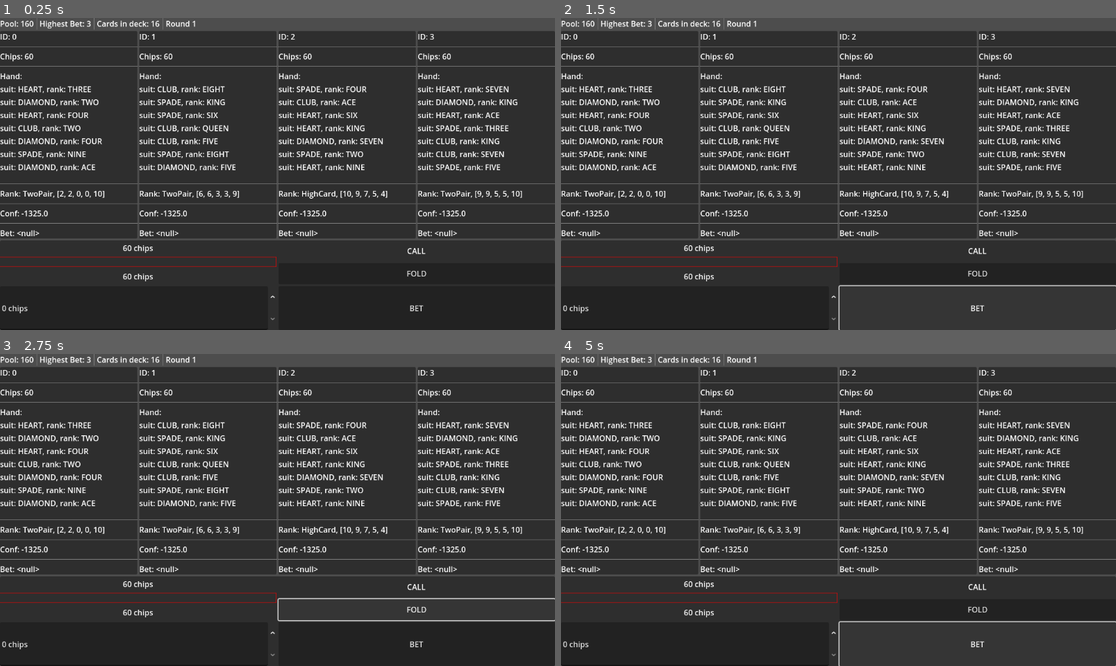
Above: before the commit, frames 1-4 (two rows, left to right).
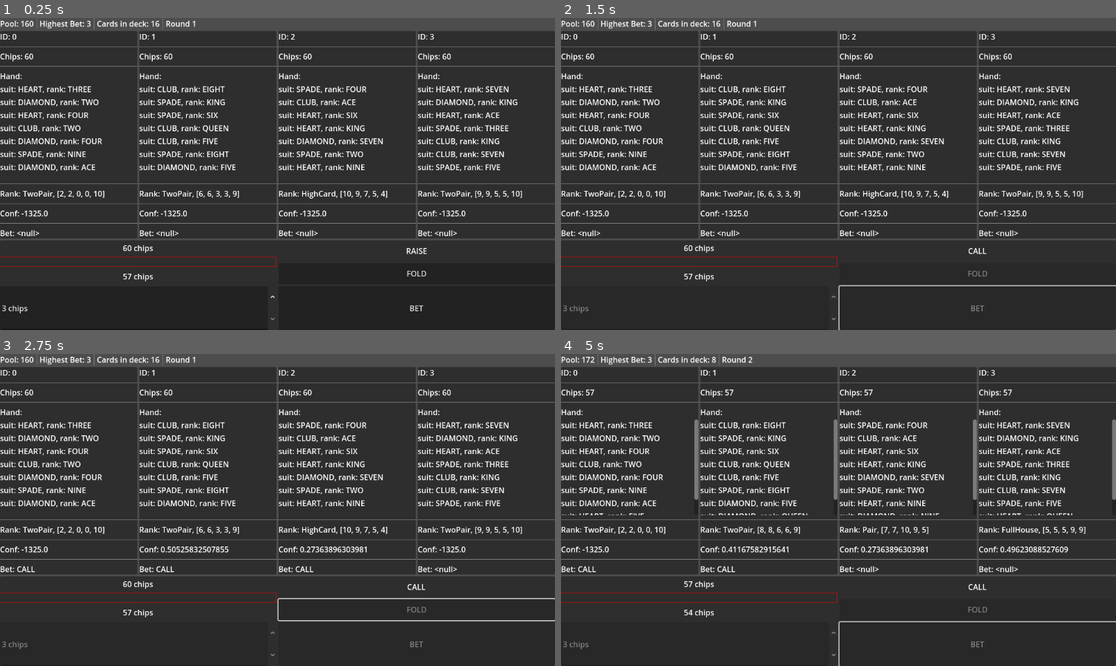
Above: after the commit, the same moments.

Repository: tofimega/ghost-poker
Game: Godot game, scene res://scenes/hud/hud.tscn
Two runs of this game, one before a commit and one after it. Both use one fixed random seed, a clock stepped at 60 frames per second and the inputs below.
Inputs (mouse positions are in pixels of both pictures, inside the frame that each line leads up to):
- Up to frame 1 (0.25 s): no input
- Up to frame 2 (1.5 s): click "FOLD" at 0.5 s; click "BET" at 1.25 s
- Up to frame 3 (2.75 s): click (416, 609) at 2 s, where only the run before the commit has a clickable "FOLD"
- Up to frame 4 (5 s): click (977, 644) at 2.75 s, where only the run before the commit has a clickable "BET"; click "FOLD" at 3.5 s; click "BET" at 4.25 s

The runs differ from the first frame. In frame 1, less than 0.1% of the frame differs, in the area x 0-77%, y 73-94%; in frame 2, 0.1%; in frame 3, 0.6%; in frame 4, 2.3%, in the area x 0-100%, y 0-95%.

Commit message:
ui mockup

Diff:
--- a/scenes/user_input/user_input.gd
+++ b/scenes/user_input/user_input.gd
@@ -29,6 +29,7 @@
 
 
 func _ready()->void:
+	bet_amount.set_value_no_signal(PokerEngine.MINIMUM_BET)
 	_update_text()
 
 
--- a/scripts/player_controller/user_player_controller.gd
+++ b/scripts/player_controller/user_player_controller.gd
@@ -13,10 +13,12 @@
 
 	FrontendManager.interfaces[player.id].enabled=false
 	# send bet
+	Logger.log_text("Player "+str(player.id)+" made bet: "+bet.Type.find_key(bet.type)+" "+str(bet.amount))
 	PokerEngine.player_bet.emit(player.id, bet)
 	return bet
 
 func my_turn() -> void:
+	Logger.log_text("Player "+str(player.id)+": waiting for user input...")
 	FrontendManager.interfaces[player.id].enabled=true
 
 func is_human()->bool:
--- a/scripts/poker_engine.gd
+++ b/scripts/poker_engine.gd
@@ -121,7 +121,7 @@
 
 func start_next_round()->void:
 	if game_state!=GameState.RUNNING: return
-	player_bets.clear()
+	player_bets.clear() #TODO: maybe don't do this
 	pc_at_start_of_round = current_player_count()
 	current_player=0
 	highest_bet = MINIMUM_BET
@@ -249,6 +249,7 @@
 	Logger.log_text("Players created")
 	pool=0
 	Logger.log_text("Pool initialized")
+	player_bets.clear()
 	for p in players.values():
 		deal_cards(p, STARING_HAND_SIZE)
 		p.chips=STARING_CHIP_COUNT
Binary file added: ui plans/game screen.png
Not shown, changed: ui plans/game screen.drawio
